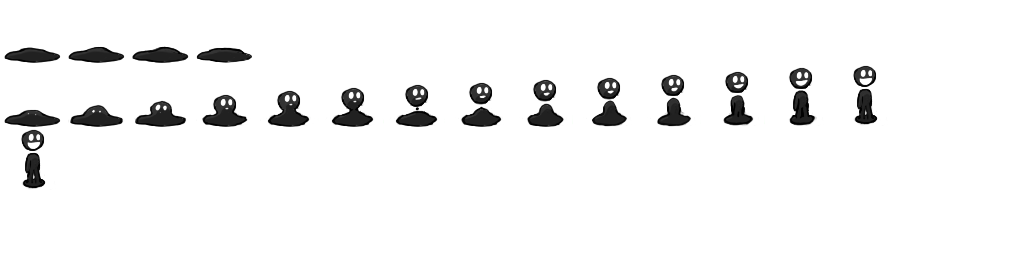
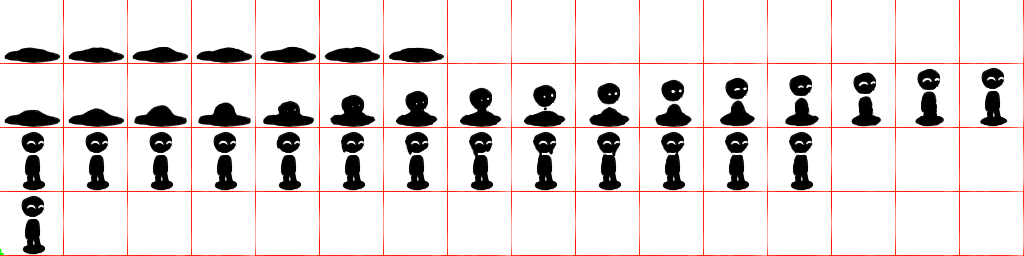
Layers edited between the first and the second 1024 x 256 image:
painted on "Layer4" over [0, 46, 444, 64]
removed layer "Layer6" over [4, 65, 887, 127]
painted on "Layer7" over [0, 67, 1016, 190]
added layer "Layer8" above "Layer9" over [20, 131, 822, 192]
added layer "Layer9" above "Layer5" over [0, 195, 55, 256]
showed "Layer5", painted on it over [0, 0, 1024, 256]
